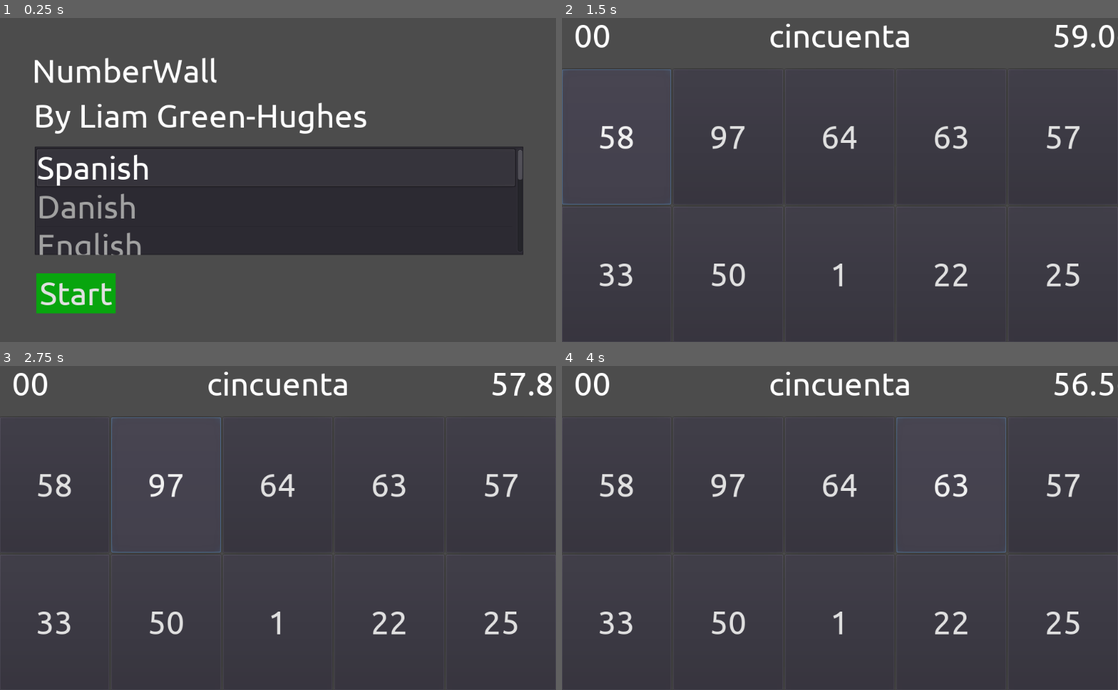
Above: before the commit, frames 1-4 (two rows, left to right).
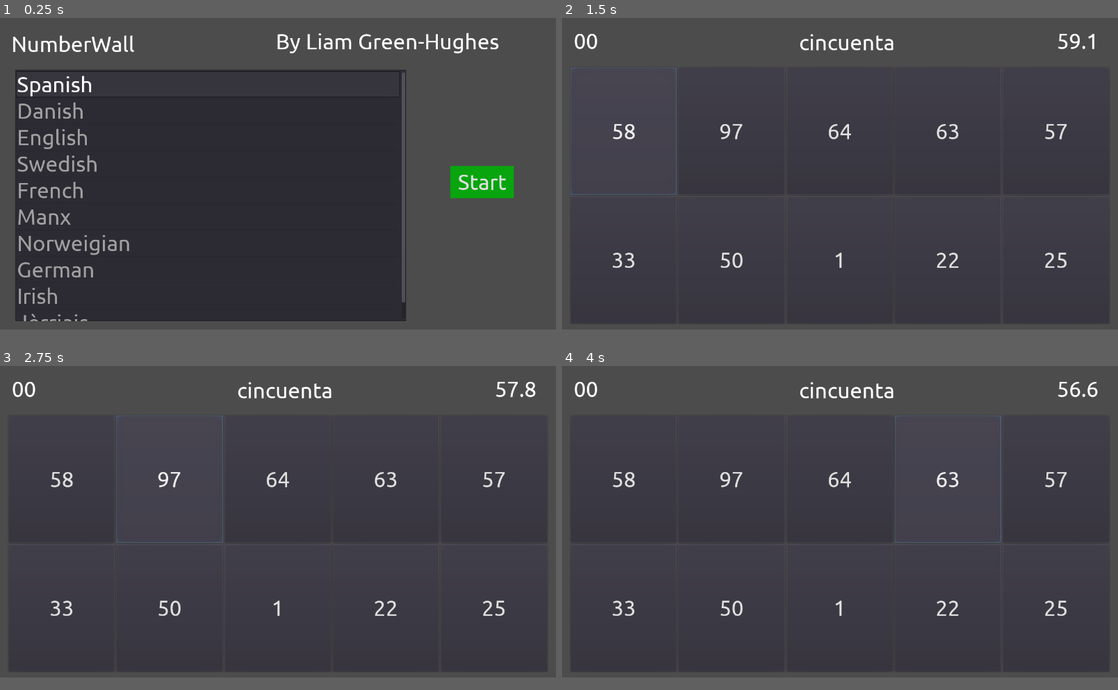
Above: after the commit, the same moments.

Repository: liamgh/NumberWall
Game: Godot game, scene res://Start.tscn
Two runs of this game, one before a commit and one after it. Both use one fixed random seed, a clock stepped at 60 frames per second and the inputs below.
Inputs:
- Up to frame 1 (0.25 s): no input
- Up to frame 2 (1.5 s): click "Start" at 0.5 s; click "58" at 1.25 s
- Up to frame 3 (2.75 s): click "97" at 2 s
- Up to frame 4 (4 s): click "64" at 2.75 s; click "63" at 3.5 s
In our replay, the window is 800x468 before the commit and 800x450 after it. These sizes can differ from the game's own. Grey fills any space a smaller window leaves; there, only what the larger window draws over its background counts as a difference.

The runs differ from the first frame. In frame 1, 36% of the frame differs, in the area x 2-95%, y 4-94%; in frame 2, 4.0%; in frame 3, 4.1%; in frame 4, 4.1%.

Commit message:
Adjust for mobile display

Diff:
--- a/Fonts/ubuntu-regular.tres
+++ b/Fonts/ubuntu-regular.tres
@@ -3,5 +3,5 @@
 [ext_resource path="res://Fonts/Ubuntu-Regular.ttf" type="DynamicFontData" id=1]
 
 [resource]
-size = 60
+size = 50
 font_data = ExtResource( 1 )
--- a/Game.gd
+++ b/Game.gd
@@ -85,7 +85,7 @@
 
 # Called every frame. 'delta' is the elapsed time since the previous frame.
 func _process(delta):
-	timerDisplay.text = str(timer.time_left)
+	timerDisplay.text = "%2.1f" % timer.time_left
 
 func changeScore(amount):
 	PlayerVariables.score += amount
--- a/Main.tscn
+++ b/Main.tscn
@@ -8,27 +8,28 @@
 [node name="Control" type="Control"]
 anchor_right = 1.0
 anchor_bottom = 1.0
+margin_left = 20.0
+margin_top = 20.0
+margin_right = 20.0
+margin_bottom = 20.0
 script = ExtResource( 3 )
 
-[node name="TimerDisplay" type="Label" parent="."]
-anchor_left = 1.0
-anchor_right = 1.0
-margin_left = -121.0
-margin_bottom = 68.0
-size_flags_horizontal = 0
-size_flags_vertical = 0
-theme = ExtResource( 1 )
-custom_fonts/font = ExtResource( 2 )
-text = "00"
-align = 1
+[node name="ScoreDisplay" type="Label" parent="."]
+margin_left = 7.0
+margin_top = 1.0
+margin_right = 157.0
+margin_bottom = 69.0
+size_flags_vertical = 1
+theme = ExtResource( 1 )
+custom_fonts/font = ExtResource( 2 )
+text = "00"
 valign = 1
 
 [node name="QuestionDisplay" type="Label" parent="."]
-anchor_left = 0.5
-anchor_right = 0.5
-margin_left = -337.0
-margin_right = 337.0
-margin_bottom = 68.0
+margin_left = 186.0
+margin_top = 4.0
+margin_right = 1086.0
+margin_bottom = 72.0
 grow_horizontal = 2
 grow_vertical = 2
 size_flags_vertical = 0
@@ -36,96 +37,100 @@
 custom_fonts/font = ExtResource( 2 )
 text = "Welcome to Numberwall"
 align = 1
-
-[node name="ScoreDisplay" type="Label" parent="."]
-margin_right = 113.0
-margin_bottom = 68.0
-size_flags_vertical = 3
-theme = ExtResource( 1 )
-custom_fonts/font = ExtResource( 2 )
-text = "00"
-align = 1
+valign = 1
+clip_text = true
+
+[node name="TimerDisplay" type="Label" parent="."]
+margin_left = 1115.0
+margin_top = 1.0
+margin_right = 1215.0
+margin_bottom = 69.0
+size_flags_horizontal = 0
+size_flags_vertical = 0
+theme = ExtResource( 1 )
+custom_fonts/font = ExtResource( 2 )
+text = "00"
+align = 2
 valign = 1
 
 [node name="VBoxContainer" type="VBoxContainer" parent="."]
 margin_top = 96.0
-margin_right = 1024.0
-margin_bottom = 600.0
-size_flags_horizontal = 3
-size_flags_vertical = 3
+margin_right = 1240.0
+margin_bottom = 686.0
+alignment = 1
 
 [node name="HBoxContainer" type="HBoxContainer" parent="VBoxContainer"]
-margin_right = 1024.0
-margin_bottom = 250.0
+margin_right = 1240.0
+margin_bottom = 293.0
+size_flags_horizontal = 3
+size_flags_vertical = 3
+alignment = 1
+
+[node name="Option1" type="Button" parent="VBoxContainer/HBoxContainer"]
+margin_right = 244.0
+margin_bottom = 293.0
+size_flags_horizontal = 3
+size_flags_vertical = 3
+theme = ExtResource( 1 )
+custom_fonts/font = ExtResource( 2 )
+custom_styles/pressed = ExtResource( 4 )
+text = "00"
+
+[node name="Option2" type="Button" parent="VBoxContainer/HBoxContainer"]
+margin_left = 248.0
+margin_right = 493.0
+margin_bottom = 293.0
+size_flags_horizontal = 3
+size_flags_vertical = 3
+theme = ExtResource( 1 )
+custom_fonts/font = ExtResource( 2 )
+custom_styles/pressed = ExtResource( 4 )
+text = "00"
+
+[node name="Option3" type="Button" parent="VBoxContainer/HBoxContainer"]
+margin_left = 497.0
+margin_right = 742.0
+margin_bottom = 293.0
+size_flags_horizontal = 3
+size_flags_vertical = 3
+theme = ExtResource( 1 )
+custom_fonts/font = ExtResource( 2 )
+custom_styles/pressed = ExtResource( 4 )
+text = "00"
+
+[node name="Option4" type="Button" parent="VBoxContainer/HBoxContainer"]
+margin_left = 746.0
+margin_right = 991.0
+margin_bottom = 293.0
+size_flags_horizontal = 3
+size_flags_vertical = 3
+theme = ExtResource( 1 )
+custom_fonts/font = ExtResource( 2 )
+custom_styles/pressed = ExtResource( 4 )
+text = "00"
+
+[node name="Option5" type="Button" parent="VBoxContainer/HBoxContainer"]
+margin_left = 995.0
+margin_right = 1240.0
+margin_bottom = 293.0
+size_flags_horizontal = 3
+size_flags_vertical = 3
+theme = ExtResource( 1 )
+custom_fonts/font = ExtResource( 2 )
+custom_styles/pressed = ExtResource( 4 )
+text = "00"
+
+[node name="HBoxContainer2" type="HBoxContainer" parent="VBoxContainer"]
+margin_top = 297.0
+margin_right = 1240.0
+margin_bottom = 590.0
 grow_horizontal = 0
 size_flags_horizontal = 3
 size_flags_vertical = 3
 
-[node name="Option1" type="Button" parent="VBoxContainer/HBoxContainer"]
-margin_right = 201.0
-margin_bottom = 250.0
-size_flags_horizontal = 3
-size_flags_vertical = 3
-theme = ExtResource( 1 )
-custom_fonts/font = ExtResource( 2 )
-custom_styles/pressed = ExtResource( 4 )
-text = "00"
-
-[node name="Option2" type="Button" parent="VBoxContainer/HBoxContainer"]
-margin_left = 205.0
-margin_right = 407.0
-margin_bottom = 250.0
-size_flags_horizontal = 3
-size_flags_vertical = 3
-theme = ExtResource( 1 )
-custom_fonts/font = ExtResource( 2 )
-custom_styles/pressed = ExtResource( 4 )
-text = "00"
-
-[node name="Option3" type="Button" parent="VBoxContainer/HBoxContainer"]
-margin_left = 411.0
-margin_right = 612.0
-margin_bottom = 250.0
-size_flags_horizontal = 3
-size_flags_vertical = 3
-theme = ExtResource( 1 )
-custom_fonts/font = ExtResource( 2 )
-custom_styles/pressed = ExtResource( 4 )
-text = "00"
-
-[node name="Option4" type="Button" parent="VBoxContainer/HBoxContainer"]
-margin_left = 616.0
-margin_right = 818.0
-margin_bottom = 250.0
-size_flags_horizontal = 3
-size_flags_vertical = 3
-theme = ExtResource( 1 )
-custom_fonts/font = ExtResource( 2 )
-custom_styles/pressed = ExtResource( 4 )
-text = "00"
-
-[node name="Option5" type="Button" parent="VBoxContainer/HBoxContainer"]
-margin_left = 822.0
-margin_right = 1024.0
-margin_bottom = 250.0
-size_flags_horizontal = 3
-size_flags_vertical = 3
-theme = ExtResource( 1 )
-custom_fonts/font = ExtResource( 2 )
-custom_styles/pressed = ExtResource( 4 )
-text = "00"
-
-[node name="HBoxContainer2" type="HBoxContainer" parent="VBoxContainer"]
-margin_top = 254.0
-margin_right = 1024.0
-margin_bottom = 504.0
-grow_horizontal = 0
-size_flags_horizontal = 3
-size_flags_vertical = 3
-
 [node name="Option6" type="Button" parent="VBoxContainer/HBoxContainer2"]
-margin_right = 201.0
-margin_bottom = 250.0
+margin_right = 244.0
+margin_bottom = 293.0
 size_flags_horizontal = 3
 size_flags_vertical = 3
 theme = ExtResource( 1 )
@@ -134,9 +139,9 @@
 text = "00"
 
 [node name="Option7" type="Button" parent="VBoxContainer/HBoxContainer2"]
-margin_left = 205.0
-margin_right = 407.0
-margin_bottom = 250.0
+margin_left = 248.0
+margin_right = 493.0
+margin_bottom = 293.0
 size_flags_horizontal = 3
 size_flags_vertical = 3
 theme = ExtResource( 1 )
@@ -145,9 +150,9 @@
 text = "00"
 
 [node name="Option8" type="Button" parent="VBoxContainer/HBoxContainer2"]
-margin_left = 411.0
-margin_right = 612.0
-margin_bottom = 250.0
+margin_left = 497.0
+margin_right = 742.0
+margin_bottom = 293.0
 size_flags_horizontal = 3
 size_flags_vertical = 3
 theme = ExtResource( 1 )
@@ -156,9 +161,9 @@
 text = "00"
 
 [node name="Option9" type="Button" parent="VBoxContainer/HBoxContainer2"]
-margin_left = 616.0
-margin_right = 818.0
-margin_bottom = 250.0
+margin_left = 746.0
+margin_right = 991.0
+margin_bottom = 293.0
 size_flags_horizontal = 3
 size_flags_vertical = 3
 theme = ExtResource( 1 )
@@ -167,9 +172,9 @@
 text = "00"
 
 [node name="Option10" type="Button" parent="VBoxContainer/HBoxContainer2"]
-margin_left = 822.0
-margin_right = 1024.0
-margin_bottom = 250.0
+margin_left = 995.0
+margin_right = 1240.0
+margin_bottom = 293.0
 size_flags_horizontal = 3
 size_flags_vertical = 3
 theme = ExtResource( 1 )
--- a/Start.tscn
+++ b/Start.tscn
@@ -11,37 +11,37 @@
 script = ExtResource( 3 )
 
 [node name="Label" type="Label" parent="."]
-margin_left = 59.0
-margin_top = 65.0
-margin_right = 674.0
-margin_bottom = 133.0
+margin_left = 26.0
+margin_top = 33.0
+margin_right = 641.0
+margin_bottom = 101.0
 theme = ExtResource( 1 )
 custom_fonts/font = ExtResource( 4 )
 text = "NumberWall"
 
 [node name="Label2" type="Label" parent="."]
-margin_left = 62.0
-margin_top = 148.0
-margin_right = 677.0
-margin_bottom = 216.0
+margin_left = 635.0
+margin_top = 27.0
+margin_right = 1250.0
+margin_bottom = 95.0
 theme = ExtResource( 1 )
 custom_fonts/font = ExtResource( 4 )
 text = "By Liam Green-Hughes"
 
 [node name="PickLanguage" type="ItemList" parent="."]
-margin_left = 64.0
-margin_top = 239.0
-margin_right = 964.0
-margin_bottom = 439.0
+margin_left = 35.0
+margin_top = 121.0
+margin_right = 935.0
+margin_bottom = 701.0
 size_flags_horizontal = 3
 size_flags_vertical = 3
 theme = ExtResource( 1 )
 
 [node name="StartBtn" type="Button" parent="."]
-margin_left = 67.0
-margin_top = 473.0
-margin_right = 213.0
-margin_bottom = 547.0
+margin_left = 1037.0
+margin_top = 343.0
+margin_right = 1183.0
+margin_bottom = 417.0
 theme = ExtResource( 1 )
 custom_styles/pressed = ExtResource( 2 )
 custom_styles/normal = ExtResource( 2 )
--- a/project.godot
+++ b/project.godot
@@ -29,6 +29,12 @@
 
 PlayerVariables="*res://PlayerVariables.gd"
 
+[display]
+
+window/size/width=1280
+window/size/height=720
+window/stretch/mode="viewport"
+
 [physics]
 
 common/enable_pause_aware_picking=true
